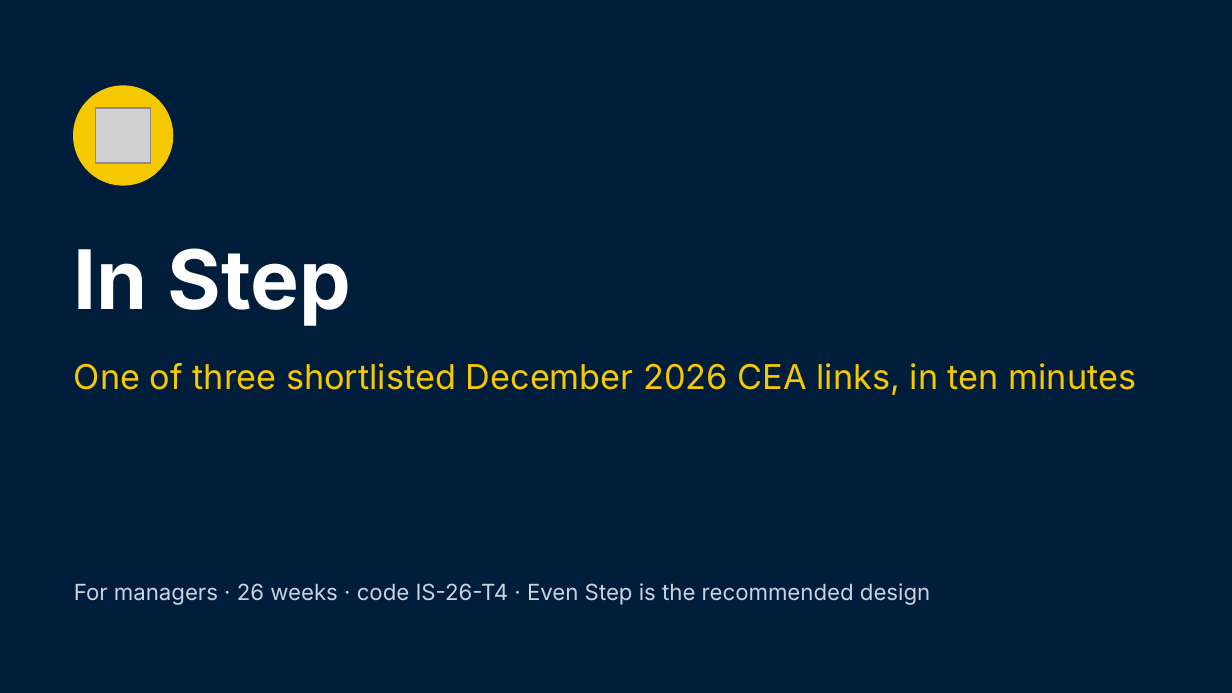
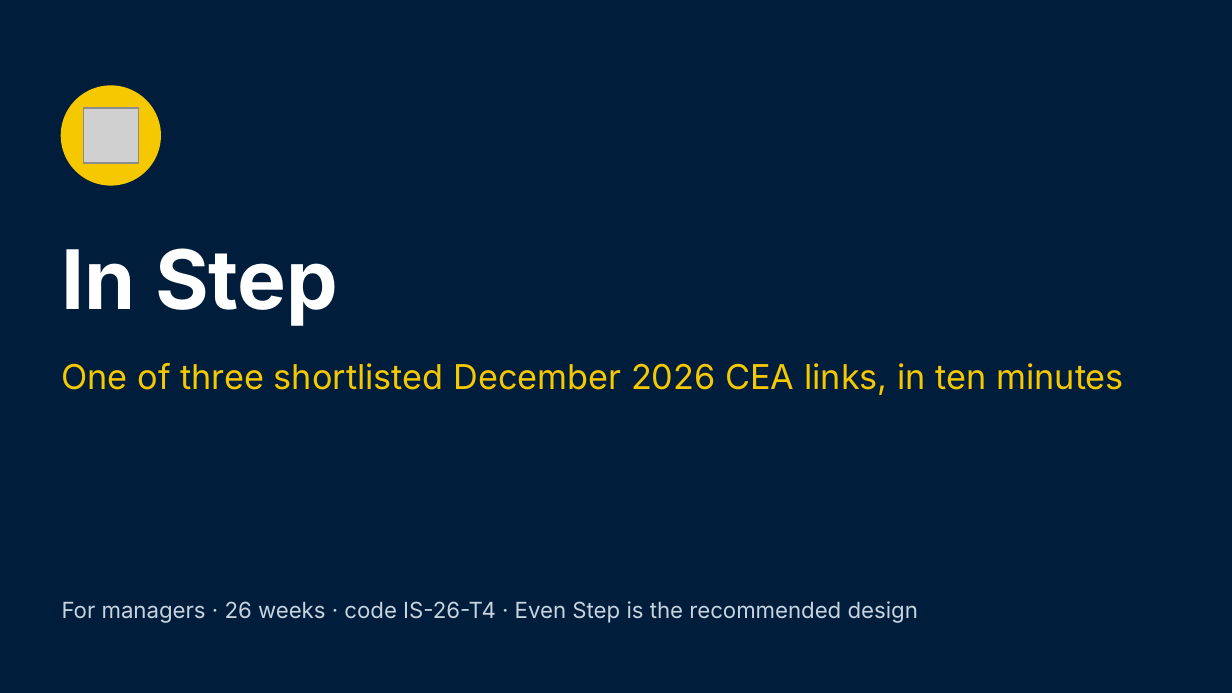
Before and after one commit to Garethdavidmiller/roster-app, a slide deck: slide 1 of docs/links-26/presentations/In-Step-for-managers.pptx. Drawn at 1232x693 pixels with LibreOffice and Linux fonts; fonts in the diff are those of the drawing; grey boxes stand for pictures. Boxes give left, top, right and bottom in pixels: in the first picture for what was removed or moved away, otherwise in the second. Text is boxed around its words. In the diff, an @@ line names an element or a change of style, - is before the commit and + after.

```diff
--- a/docs/links-26/presentations/In-Step-for-managers.pptx
+++ b/docs/links-26/presentations/In-Step-for-managers.pptx
@@ 2 texts, 1 picture, 1 ellipse: place and size @@
-2 texts, 1 picture, 1 ellipse at (74, 86, 1137, 395)
+2 texts, 1 picture, 1 ellipse at (62, 86, 1124, 395)
@@ text "For managers · 26 weeks ...": place and size @@
-text "For managers · 26 weeks ..." at (74, 583, 930, 605)
+text "For managers · 26 weeks ..." at (62, 601, 918, 623)
```
Also in this commit, not shown: 3 other slides changed, 38 other files.
